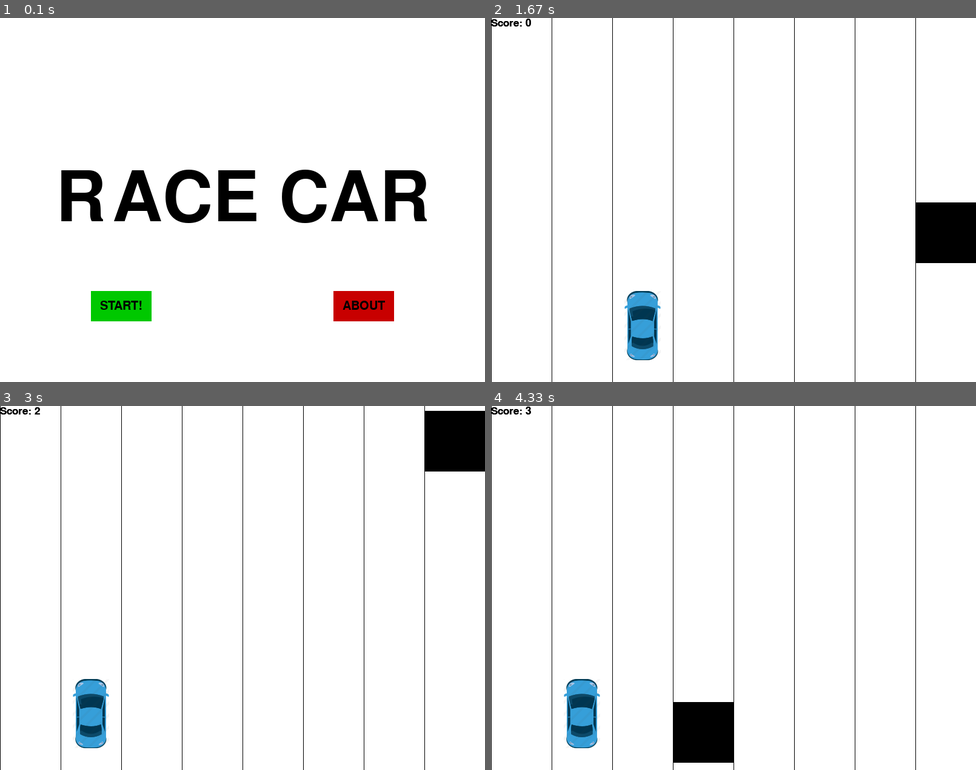
Above: before the commit, frames 1-4 (two rows, left to right).
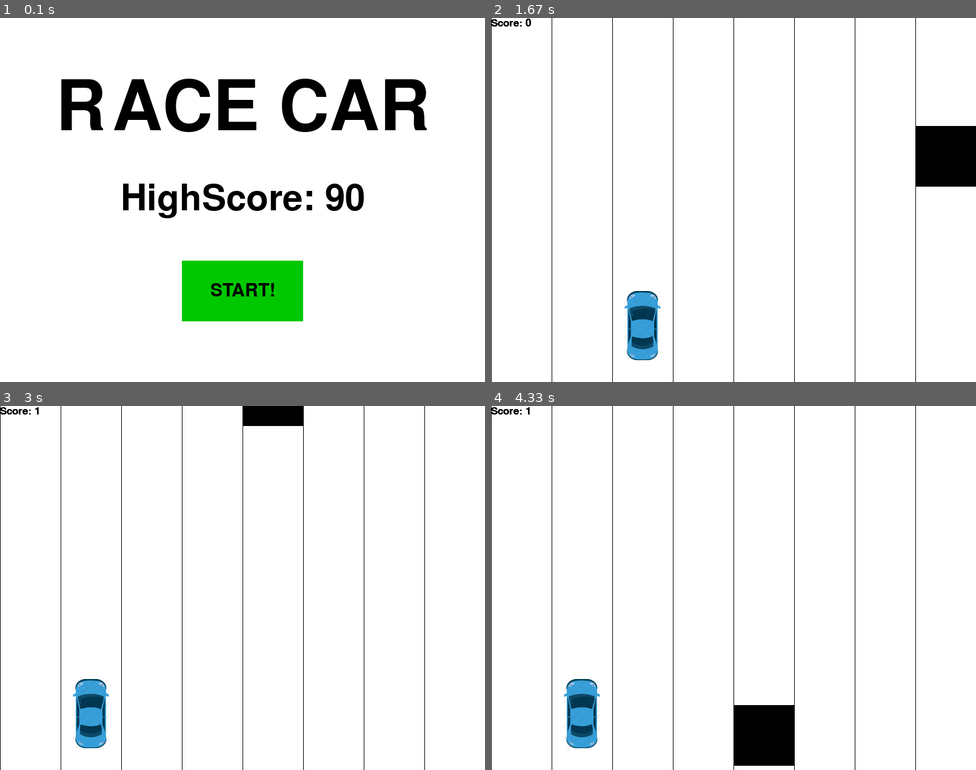
Above: after the commit, the same moments.

Repository: uarman29/Python
Game: pygame game, started from RaceCar/Race_Car.py
Same seed, same stepped clock (60 frames per second), same inputs: the game is played once before the commit and once after it.
Inputs (mouse positions are in pixels of both pictures, inside the frame that each line leads up to):
- Up to frame 1 (0.1 s): no input
- Up to frame 2 (1.67 s): press the mouse at (733, 291) at 0.37 s; move the mouse to (757, 287) at 0.47 s; release the mouse at (782, 280) at 0.6 s; tap Space at 0.67 s; press the mouse at (626, 305) at 1.03 s; move the mouse to (621, 218) at 1.13 s; release the mouse at (617, 127) at 1.27 s; hold Right from 1.33 s (still down)
- Up to frame 3 (3 s): release Right at 1.8 s; hold Right 1.83-2.3 s; hold Left 2.33-2.87 s; hold Left from 2.9 s (still down)
- Up to frame 4 (4.33 s): release Left at 3.3 s; hold Right 3.33-3.97 s; hold Left from 4 s (still down)

The runs differ from the first frame. In frame 1, 16% of the frame differs, in the area x 12-88%, y 16-84%; in frame 2, 4.1%; in frame 3, 2.8%; in frame 4, 4.1%.

Commit message:
Added Crash, Pause Screen, Incremental Difficulty

Diff:
--- a/RaceCar/Race_Car.py
+++ b/RaceCar/Race_Car.py
@@ -17,6 +17,7 @@
 
 car_width = 60
 car_height = 114
+pause = False
 
 
 def placeCar(x,y):
@@ -29,8 +30,15 @@
     text_rect.center = (display_width/2, display_height/2)
     gameDisplay.blit(text_surface, text_rect)
 
-#def makeRect(left, top, width, height):
-#    return pygame.rect(left,top,width,height)
+class Rectangle:
+    def __init__(self,left,top,width,height,x,y,speed):
+        self.left = left
+        self.top = top
+        self.width = width
+        self.height = height
+        self.x = x
+        self.y = y
+        self.speed = speed
 
 def drawRect(left, top, width, height, color):
     pygame.draw.rect(gameDisplay, color, [left, top, width, height])
@@ -40,16 +48,16 @@
     text = style.render("Score: "+str(score), True, BLACK)
     gameDisplay.blit(text,(0,0))
 
-def button(button_left,button_top,button_width,button_height,text,starting_color,active_color,action):
+def button(button_left,button_top,button_width,button_height,text,starting_color,active_color,action,font_size = 20):
     mouse_position = pygame.mouse.get_pos()
     click = pygame.mouse.get_pressed()
 
-    smalltext = pygame.font.Font("freesansbold.ttf", 20)
+    smalltext = pygame.font.Font("freesansbold.ttf", font_size)
     text_surface = smalltext.render(text, True, BLACK)
     text_rect = text_surface.get_rect()
     text_rect.center = (button_left + button_width/2, button_top + button_height/2)
 
-    if button_left + button_width >= mouse_position[0] >= button_left and button_top + button_height >= mouse_position[1] >= button_height:
+    if (button_left + button_width >= mouse_position[0] >= button_left) and (button_top + button_height >= mouse_position[1] >= button_top):
         drawRect(button_left, button_top, button_width, button_height, active_color)
 
         if click[0] == 1 and action != None:
@@ -61,7 +69,12 @@
 
 def gameIntro():
     intro = True
-
+    high_score = 0
+    with open("scores.txt") as f:
+        lines = f.readlines()
+        for line in lines:
+            if int(line) > high_score:
+                high_score = int(line)
     while intro:
         for event in pygame.event.get():
             if event.type == pygame.QUIT:
@@ -72,18 +85,71 @@
         largeStyle = pygame.font.Font("freesansbold.ttf", 115)
         text_surface = largeStyle.render("RACE CAR", True, BLACK)
         text_rect = text_surface.get_rect()
-        text_rect.center = (display_width / 2, display_height / 2)
+        text_rect.center = (display_width / 2, (display_height / 4))
         gameDisplay.fill(WHITE)
         gameDisplay.blit(text_surface, text_rect)
 
-        button(150,450,100,50,"START!",(0,200,0),(0,255,0),gameLoop)
-        button(550, 450, 100, 50, "ABOUT", (200,0, 0), (255,0, 0),None)
+        largeStyle = pygame.font.Font("freesansbold.ttf", 60)
+        text_surface = largeStyle.render("HighScore: " + str(high_score), True, BLACK)
+        text_rect = text_surface.get_rect()
+        text_rect.center = (display_width / 2, (display_height / 2))
+        gameDisplay.blit(text_surface, text_rect)
+
+        button(300,400,200,100,"START!",(0,200,0),(0,255,0),gameLoop,30)
 
         pygame.display.update()
         clock.tick(15)
 
+def crash(dodged):
+    with open("scores.txt","a+") as f:
+        f.write("\n"+str(dodged))
+    crashed = True
+    largeStyle = pygame.font.Font("freesansbold.ttf", 115)
+    text_surface = largeStyle.render("Game Over", True, BLACK)
+    text_rect = text_surface.get_rect()
+    text_rect.center = (display_width / 2, (display_height / 2)-60)
+    gameDisplay.blit(text_surface, text_rect)
+    largeStyle = pygame.font.Font("freesansbold.ttf", 75)
+    text_surface = largeStyle.render("Score: " + str(dodged), True, BLACK)
+    text_rect = text_surface.get_rect()
+    text_rect.center = (display_width / 2, (display_height / 2)+100)
+    gameDisplay.blit(text_surface, text_rect)
+
+    while crashed:
+        for event in pygame.event.get():
+            if event.type == pygame.QUIT:
+                crashed = False
+                pygame.quit()
+                quit()
+
+        button(150,450,150,50,"REPLAY",(0,200,0),(0,255,0),gameLoop)
+        button(550,450,150,50,"MAIN MENU",(200,0,0),(255,0,0),gameIntro)
+        pygame.display.update()
+
+def paused():
+    global pause
+    largeStyle = pygame.font.Font("freesansbold.ttf", 115)
+    text_surface = largeStyle.render("PAUSED", True, BLACK)
+    text_rect = text_surface.get_rect()
+    text_rect.center = (display_width / 2, display_height / 2)
+    gameDisplay.blit(text_surface, text_rect)
+
+    def resume():
+        global pause
+        pause = False
+    while pause:
+        for event in pygame.event.get():
+            if event.type == pygame.QUIT:
+                pause = False
+                pygame.quit()
+                quit()
+
+        button(150,450,150,50,"CONTINUE",(0,200,0),(0,255,0),resume)
+        button(550,450,150,50,"QUIT",(200,0,0),(255,0,0),gameIntro)
+        pygame.display.update()
+
 def gameLoop():
-    crashed = False
+    gameOver = False
     x = (display_width*.45)
     y = (display_height*.75)
     current_lane = 1
@@ -95,19 +161,23 @@
     rect_starty = -200
     rect_width = 100
     rect_height = 100
-    rect_speed = random.randrange(10, 20)
+    rect_speed = 7
     dodged = 0
 
-    while not crashed:
-        for event in pygame.event.get():
-            if event.type == pygame.QUIT:
-                crashed = True
+    while not gameOver:
+        for event in pygame.event.get():
+            if event.type == pygame.QUIT:
+                gameOver = True
 
             if event.type == pygame.KEYDOWN:
                 if event.key == pygame.K_LEFT:
                     current_lane += -1
                 elif event.key == pygame.K_RIGHT:
                     current_lane += 1
+                elif event.key == pygame.K_SPACE:
+                    global pause
+                    pause = True
+                    paused()
 
         if current_lane <= 0:
             current_lane = 0
@@ -129,17 +199,16 @@
         drawRect(rect_startx, rect_starty, rect_width, rect_height, BLACK)
         pygame.display.update()
 
-        if current_lane == rect_lane and rect_starty+rect_height > y and rect_starty <= display_height:
-            messageDisplay("DEAD")
+        if current_lane == rect_lane and rect_starty+rect_height > y and rect_starty <= (y + car_height):
             pygame.display.update()
-            crashed = True
+            crash(dodged)
 
         if rect_starty >= display_height:
             rect_lane = random.randrange(0, num_lanes)
             rect_startx = rect_lane * lane_width
             rect_starty = -200
-            rect_speed = random.randrange(10, 20)
             dodged += 1
+            rect_speed = 7 + int(dodged / 4)
 
         scoreDisplay(dodged)
         pygame.display.update()
--- /dev/null
+++ b/RaceCar/scores.txt
@@ -0,0 +1,27 @@
+0
+4
+1
+0
+0
+1
+0
+2
+1
+0
+0
+1
+0
+2
+0
+2
+1
+2
+1
+4
+5
+1
+6
+12
+16
+24
+90
